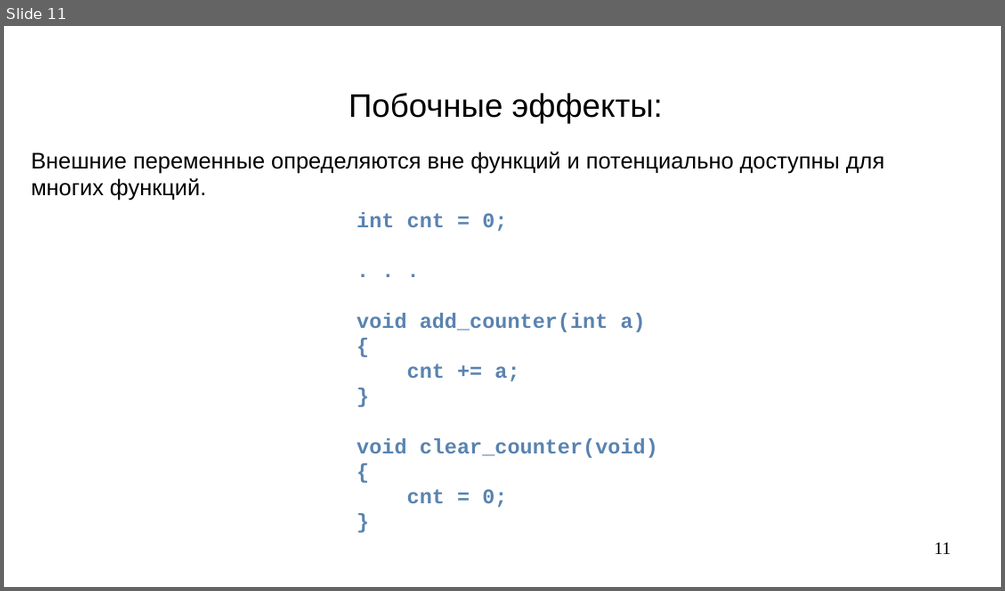
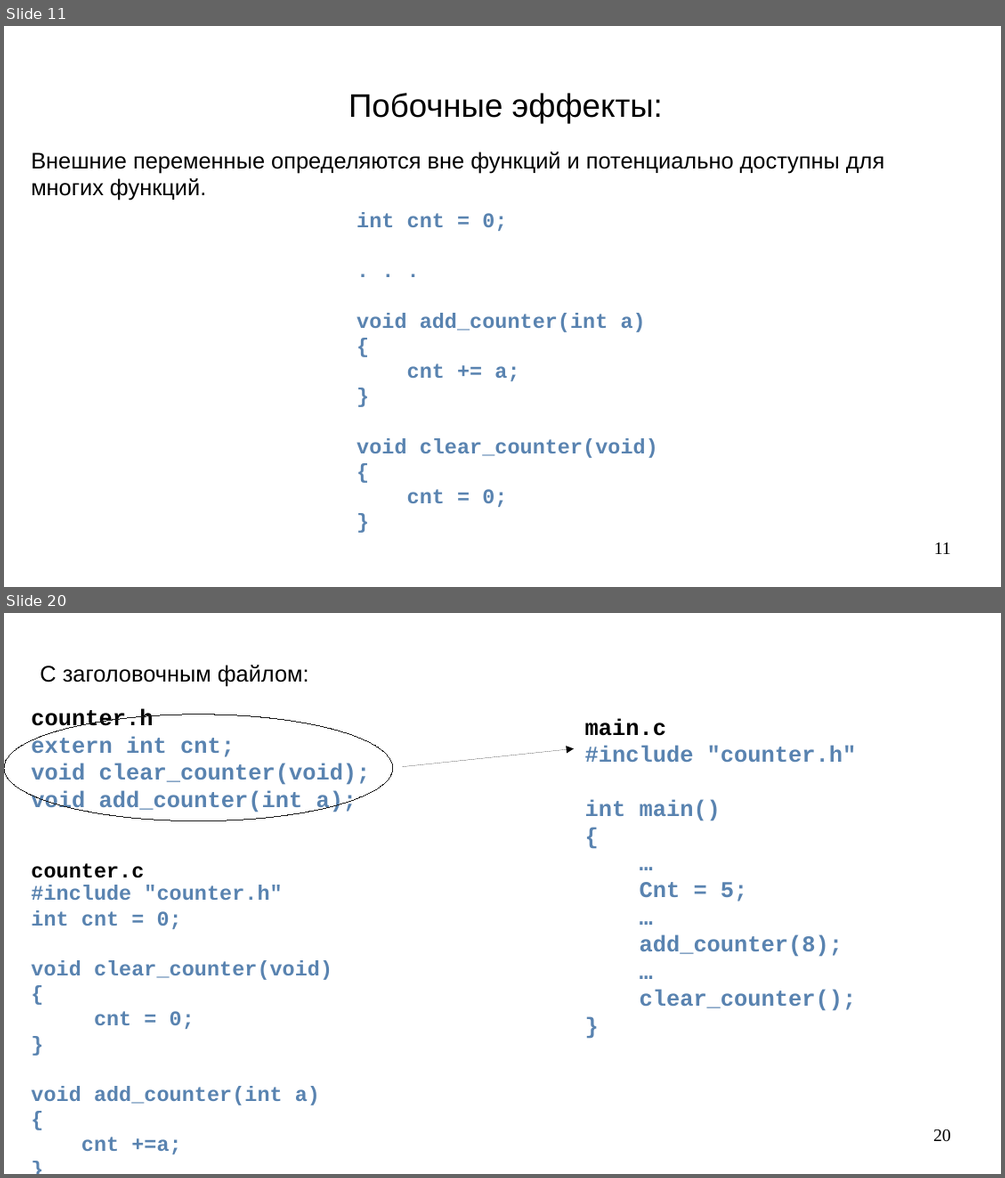
Before and after one commit to steelcraft/stud-lab, a slide deck: Лекции/CBCP01#L4.odp. Shown one above the other, each under a label of ours: slide 11 before the commit, slides 11 and 20 after it; the slides between them are not shown. The pictures are 1005x591 and 1005x1178 pixels, drawn with LibreOffice and Linux fonts; fonts in the diff are those of the drawing. Boxes give left, top, right and bottom in pixels: in the first picture for what was removed or moved away, otherwise in the second. Text is boxed around its words. In the diff, an @@ line names an element or a change of style, - is before the commit and + after.

```diff
--- a/Лекции/CBCP01#L4.odp
+++ b/Лекции/CBCP01#L4.odp
@@ slide 20 added at (4, 613, 1001, 1174), background #FFFFFF @@
@@ text added at (40, 665, 309, 686), 18 pt, text #000000 @@
+С заголовочным файлом:
@@ ellipse added at (4, 714, 393, 821), outline #1C1C1C 0 pt @@
@@ text added at (31, 709, 371, 814), 18 pt, text #5983B0, bold @@
+counter.h
+extern int cnt;
+void clear_counter(void);
+void add_counter(int a);
@@ text added at (585, 718, 857, 1011), 18 pt, text #5983B0, bold @@
+main.c
+#include "counter.h"
+int main()
+{
+…
+Cnt = 5;
+…
+add_counter(8);
+…
+clear_counter();
+}
@@ arrow added from (402, 767) to (574, 748), #000000 0 pt @@
@@ text added at (31, 863, 332, 1154), 16.6 pt, text #5983B0, bold @@
+counter.c
+#include "counter.h"
+int cnt = 0;
+void clear_counter(void)
+{
+cnt = 0;
+}
+void add_counter(int a)
+{
+cnt +=a;
+}
@@ page number added at (933, 1129, 951, 1142), 14 pt, text #000000 @@
+20
```
Also in this commit, not shown: 6 slides changed, 17 other slides added, 3 slides removed.
